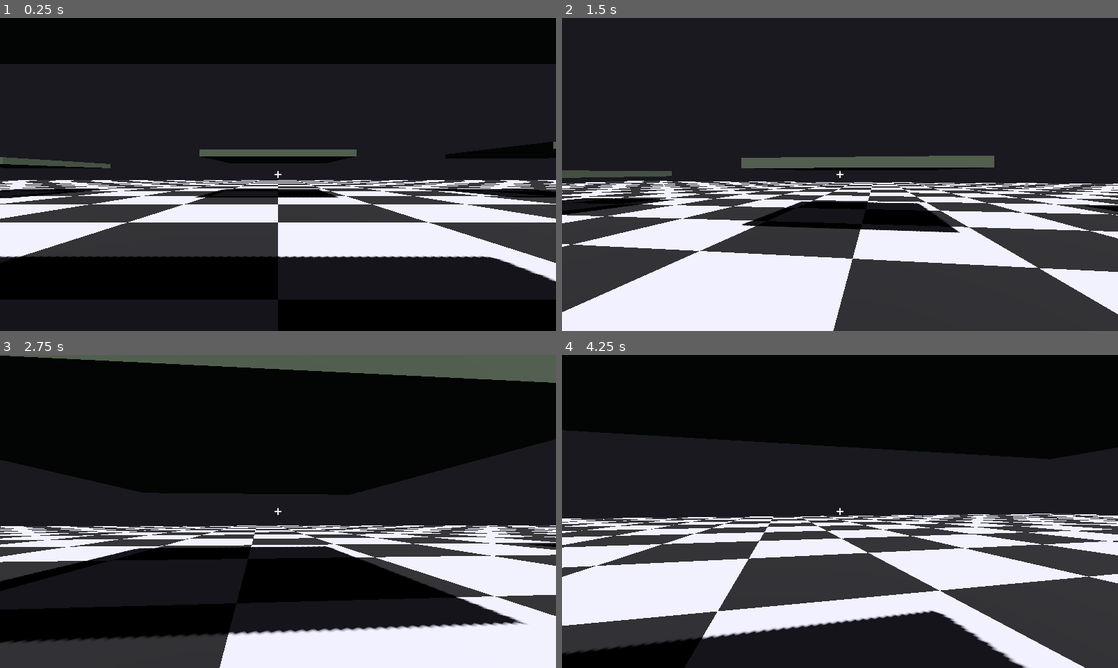
Above: before the commit, frames 1-4 (two rows, left to right).
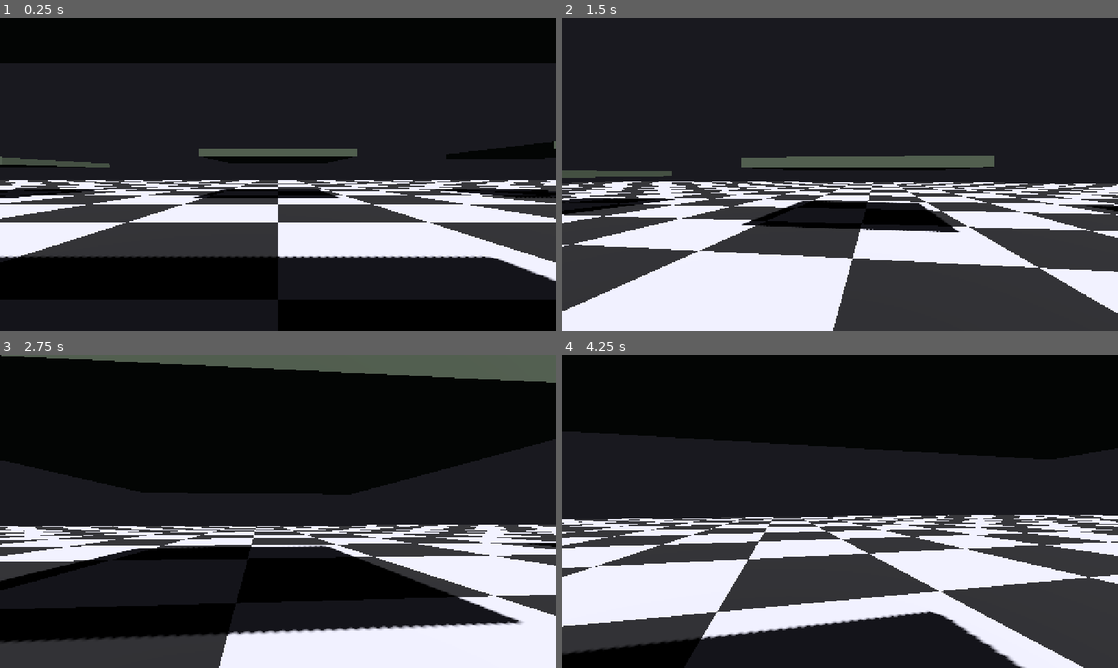
Above: after the commit, the same moments.

Repository: radomirsky/190K-G.O.P
Game: Godot game, scene res://main.tscn
The game is run twice, just before and just after one commit, with the same random seed, the same clock (stepped at 60 frames per second) and the same inputs.
Inputs (mouse positions are in pixels of both pictures, inside the frame that each line leads up to):
- Up to frame 1 (0.25 s): no input
- Up to frame 2 (1.5 s): tap Enter at 0.5 s; move the mouse to (867, 174) at 0.52 s; hold W from 0.53 s (still down); tap E at 0.6 s; click (867, 174) at 0.67 s; tap Space at 0.77 s; move the mouse to (812, 174) at 1.27 s; tap Q at 1.35 s
- Up to frame 3 (2.75 s): keep holding W; tap Space at 1.52 s; move the mouse to (289, 505) at 2.02 s; hold Shift from 2.03 s (still down)
- Up to frame 4 (4.25 s): keep holding W; move the mouse to (834, 517) at 2.77 s; release Shift at 2.78 s; tap R at 2.85 s; click (834, 517) at 2.92 s; tap Space at 3.02, 3.77 s; move the mouse to (878, 514) at 3.52 s; tap Z at 3.6 s

The runs differ from the first frame. In frame 1, 2.3% of the frame differs, in the area x 0-100%, y 14-85%; in frame 2, 1.9%; in frame 3, 2.3%; in frame 4, 3.2%, in the area x 0-100%, y 24-100%.

Commit message:
Display: stretch to window, start maximized; export camera FOV
Made-with: Cursor

Diff:
--- a/player.gd
+++ b/player.gd
@@ -21,6 +21,7 @@
 @export var aim_ray_length: float = 48.0
 @export var look_key_speed: float = 1.85
 @export_range(0.0, 48.0, 0.25) var look_smoothing: float = 14.0
+@export_range(40.0, 120.0, 0.5) var camera_fov: float = 65.0
 
 var gravity: float = ProjectSettings.get_setting("physics/3d/default_gravity")
 
@@ -40,6 +41,8 @@
 
 
 func _ready() -> void:
+	if _camera:
+		_camera.fov = camera_fov
 	_want_mouse_captured = true
 	Input.mouse_mode = Input.MOUSE_MODE_CAPTURED
 	var win := get_window()
--- a/project.godot
+++ b/project.godot
@@ -24,3 +24,7 @@
 
 window/size/viewport_width=1280
 window/size/viewport_height=720
+window/size/mode=2
+window/size/resizable=true
+window/stretch/mode="canvas_items"
+window/stretch/aspect="expand"
